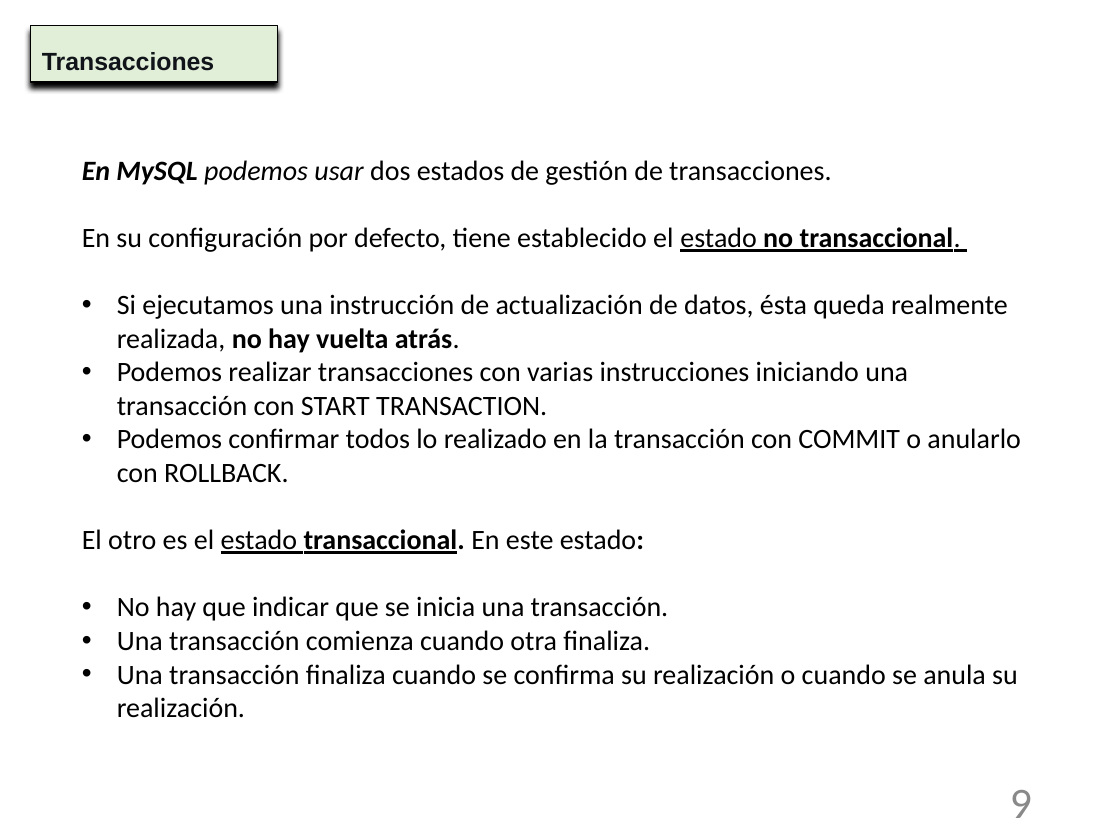
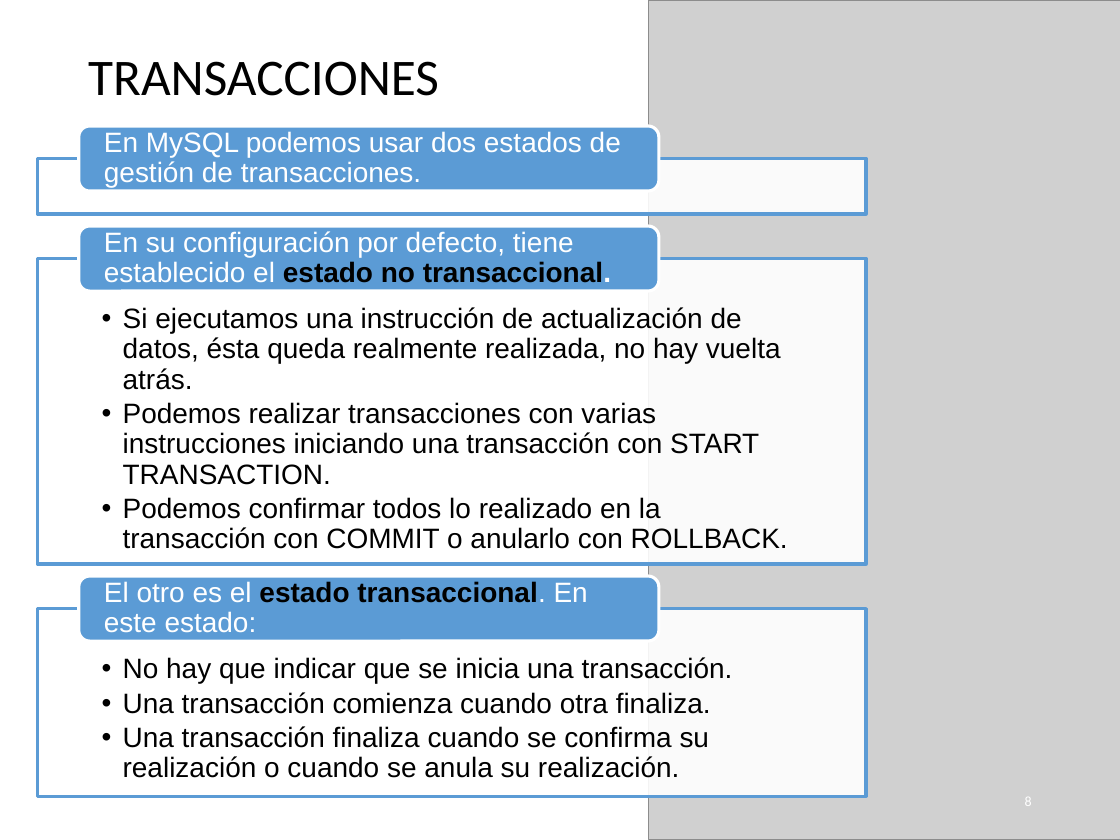
Before and after one commit to NuriaCelis/GBD2324, a slide deck: slide 8 of Tema5/Unidad_7_4-Transacciones.pptx (slide 9 before the commit). Drawn at 1120x840 pixels with LibreOffice and Linux fonts; fonts in the diff are those of the drawing; grey boxes stand for pictures. Boxes give left, top, right and bottom in pixels: in the first picture for what was removed or moved away, otherwise in the second. Text is boxed around its words. In the diff, an @@ line names an element or a change of style, - is before the commit and + after.

```diff
--- a/Tema5/Unidad_7_4-Transacciones.pptx
+++ b/Tema5/Unidad_7_4-Transacciones.pptx
@@ picture added at box(648, 0, 1120, 840) @@
@@ title "TRANSACCIONES": place and size @@
-title "TRANSACCIONES" at box(30, 26, 278, 82)
+title "TRANSACCIONES" at box(88, 61, 439, 96)
@@ title "TRANSACCIONES" at box(88, 61, 439, 96): vertical alignment top to middle; fill #E1EFD8 to none; outline #000000 0.75 pt to none; shadow off @@
@@ title at box(88, 61, 439, 96): text changed; size 16 to 33 pt; font Arial to Calibri; text colour #11151A to #000000; bold off @@
-Transacciones
+TRANSACCIONES
@@ text at box(82, 160, 961, 252): paragraphs removed @@
-En MySQL podemos usar dos estados de gestión de transacciones.
-En su configuración por defecto, tiene establecido el estado no transaccional.
@@ text "Si ejecutamos una instrucción de ...": place and size @@
-text "Si ejecutamos una instrucción de ..." at box(82, 160, 1021, 718)
+text "Si ejecutamos una instrucción de ..." at box(123, 307, 788, 549)
@@ text "Si ejecutamos una instrucción de ..." at box(123, 307, 788, 549): font Calibri to Arial; bold off in "no hay vuelta atrás."; list level 1 to 2 in "Si ejecutamos una instrucción de ..."; line spacing 1 to 0.9; list level 1 to 2 in "Podemos realizar transacciones con varias ..."; list level 1 to 2 in "Podemos confirmar todos lo realizado ..." @@
@@ text at box(82, 529, 1018, 718): paragraphs removed @@
-El otro es el estado transaccional. En este estado:
-• No hay que indicar que se inicia una transacción.
-• Una transacción comienza cuando otra finaliza.
-• Una transacción finaliza cuando se confirma su realización o cuando se anula su realización.
@@ group added at box(37, 127, 866, 795): 4 texts, 3 rectangles, 3 rounded rectangles @@
+En MySQL podemos usar dos estados de gestión de transacciones.
+En su configuración por defecto, tiene establecido el estado no transaccional.
+  • No hay que indicar que se inicia una transacción.
+  • Una transacción comienza cuando otra finaliza.
+  • Una transacción finaliza cuando se confirma su realización o cuando se anula su realización.
+El otro es el estado transaccional. En este estado:
@@ page number at box(1025, 797, 1032, 806): text changed; size 28 to 9 pt; text colour #898989 to #FFFFFF @@
-9
+8
```
Also in this commit, not shown: 12 other slides changed, 1 slide removed, 1 other file.
